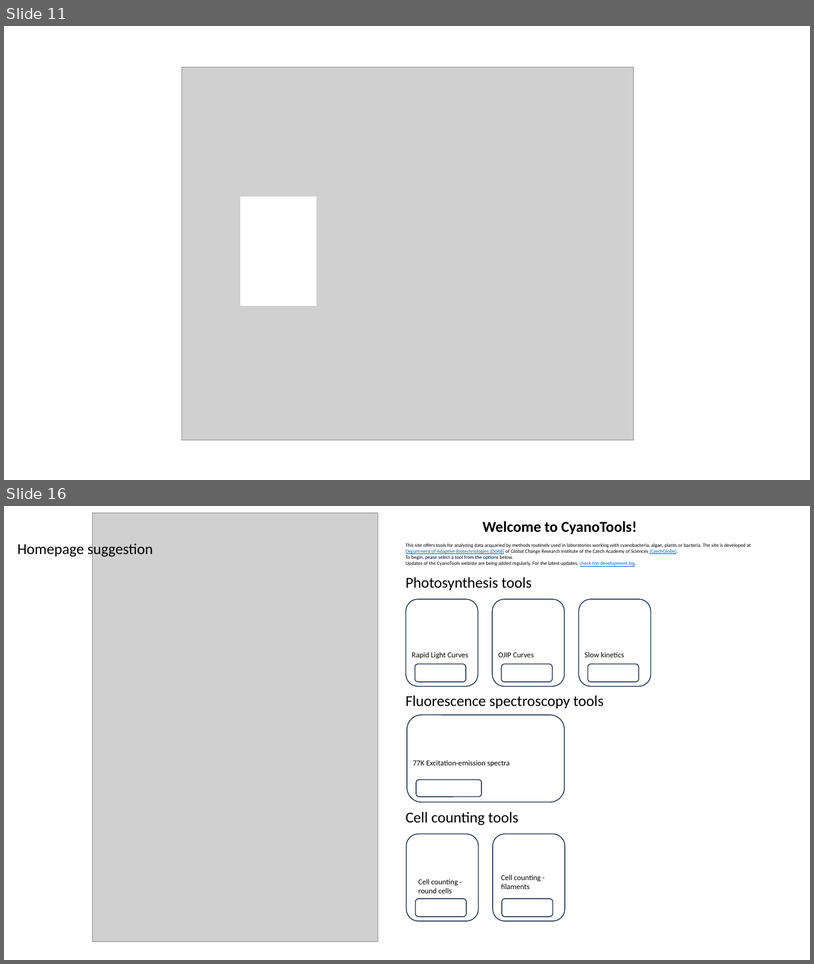
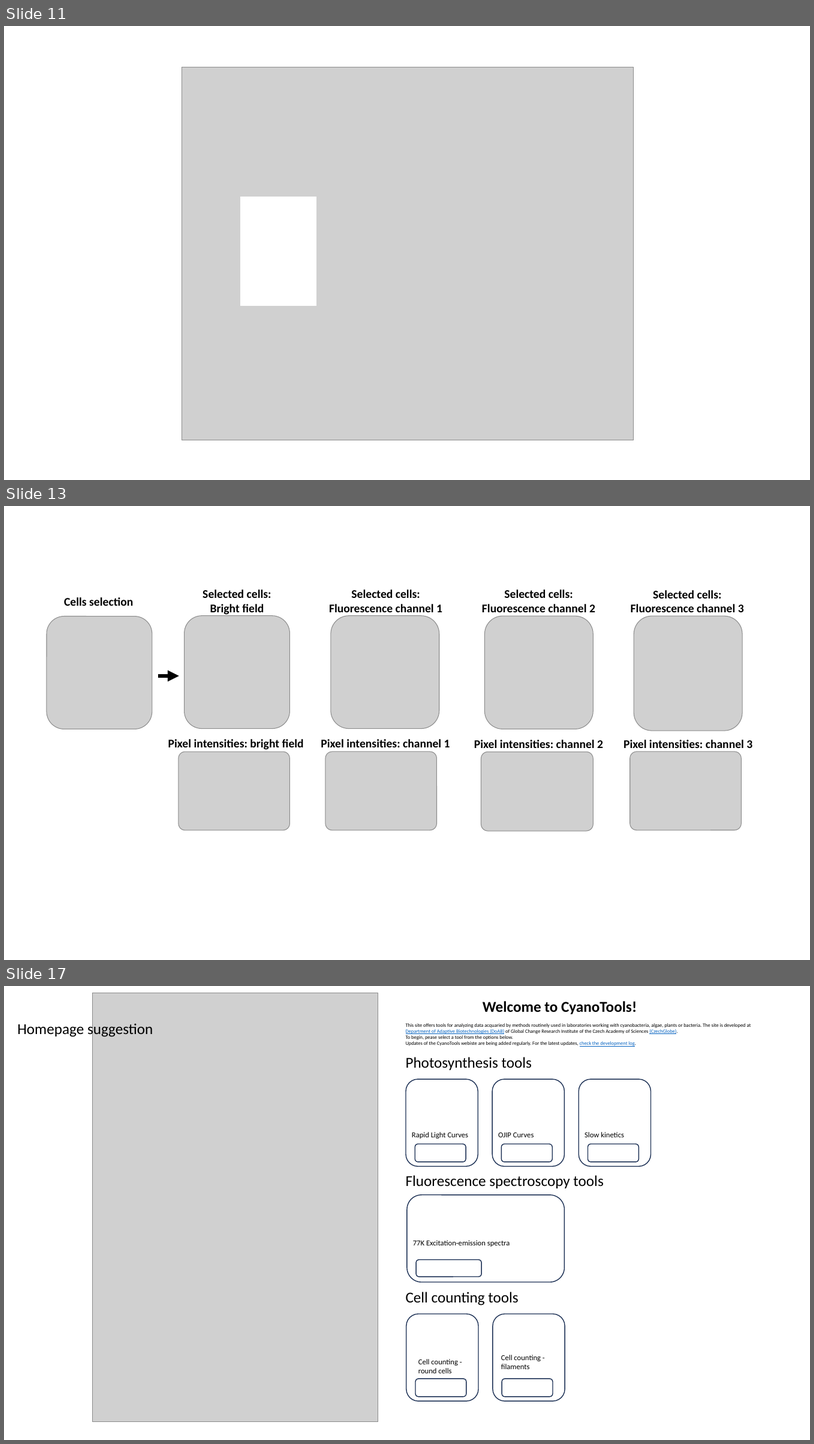
Before and after one commit to Zastupic/cyano-tools, a slide deck: website/static/files/images for website.pptx. Shown one above the other, each under a label of ours: slides 11 and 16 before the commit, slides 11, 13 and 17 after it; the slides between them are not shown. The pictures are 814x964 and 814x1444 pixels, drawn with LibreOffice and Linux fonts; fonts in the diff are those of the drawing; grey boxes stand for pictures. Boxes give left, top, right and bottom in pixels: in the first picture for what was removed or moved away, otherwise in the second. Text is boxed around its words. In the diff, an @@ line names an element or a change of style, - is before the commit and + after.

```diff
--- a/website/static/files/images for website.pptx
+++ b/website/static/files/images for website.pptx
@@ slide 13 added at <box>4,506,810,960</box>, background #FFFFFF @@
@@ group added at <box>47,589,753,831</box>: 9 pictures, 9 texts, 1 arrow @@
+Selected cells:
+Bright field
+Selected cells:
+Fluorescence channel 1
+Selected cells:
+Fluorescence channel 2
+Selected cells:
+Fluorescence channel 3
+Cells selection
+Pixel intensities: bright field
+Pixel intensities: channel 1
+Pixel intensities: channel 2
+Pixel intensities: channel 3
@@ what was slide 16 is now slide 17 @@
```
Also in this commit, not shown: 5 slides changed, 25 other files.
